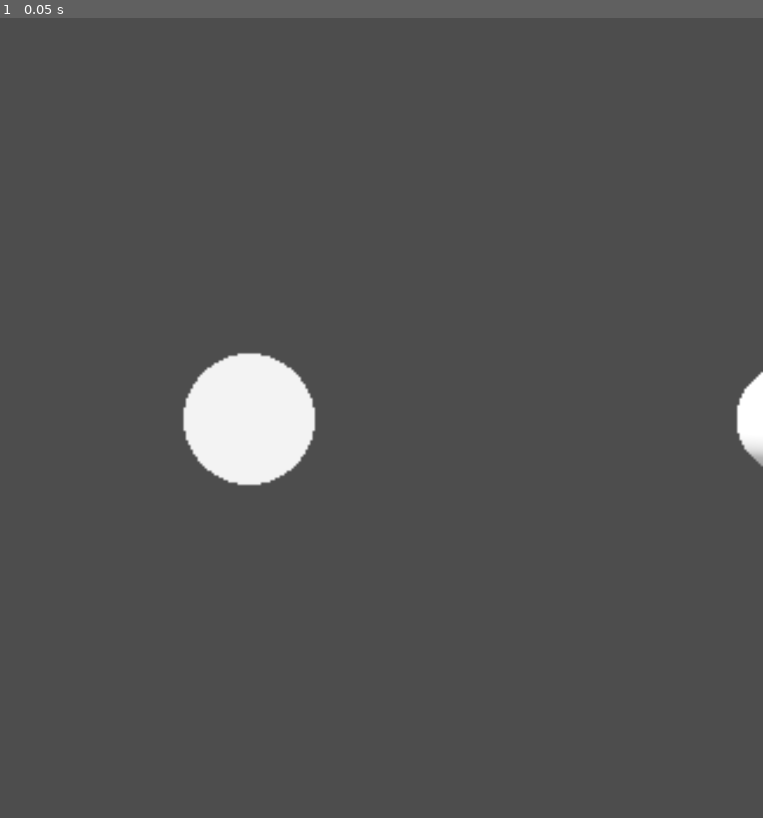
Above: before the commit, frame 1.
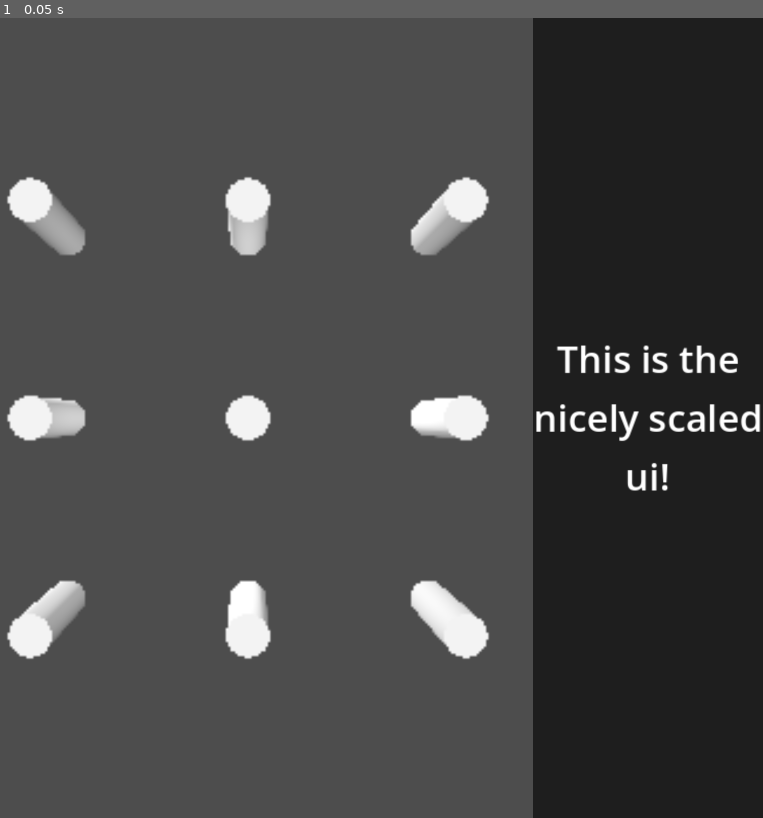
Above: after the commit, the same moment.

Repository: eyeree/uiscalingtest
Game: Godot game, scene res://sub_viewport.tscn
Two runs of this game, one before a commit and one after it. Both use one fixed random seed, a clock stepped at 60 frames per second and the inputs below. The project has no main scene, so this scene is started directly.
Inputs:
- Up to frame 1 (0.05 s): no input

The runs differ from the first frame. In frame 1, 36% of the frame differs, in the area x 0-100%, y 0-100%.

Commit message:
removed size_2d_override

Diff:
--- a/non_ui_subviewport.tscn
+++ /dev/null
@@ -1,19 +0,0 @@
-[gd_scene load_steps=3 format=3 uid="uid://dw2wm2v0q1dwl"]
-
-[ext_resource type="PackedScene" uid="uid://d2lxsusdav114" path="res://3d_scene.tscn" id="1_w31xo"]
-[ext_resource type="PackedScene" uid="uid://danayxjhd6ni1" path="res://ui.tscn" id="2_qp1n3"]
-
-[node name="Node3D" type="Node3D"]
-
-[node name="3dScene" parent="." instance=ExtResource("1_w31xo")]
-
-[node name="CanvasLayer" type="CanvasLayer" parent="."]
-
-[node name="UI" parent="CanvasLayer" instance=ExtResource("2_qp1n3")]
-anchors_preset = 11
-anchor_left = 1.0
-anchor_right = 1.0
-anchor_bottom = 1.0
-offset_left = -98.0
-grow_horizontal = 0
-grow_vertical = 2
--- a/project.godot
+++ b/project.godot
@@ -19,6 +19,7 @@
 window/size/viewport_width=1024
 window/size/viewport_height=1024
 window/stretch/mode="canvas_items"
+window/stretch/aspect="expand"
 window/stretch/scale=3.0
 
 [rendering]
--- a/sub_viewport.tscn
+++ b/sub_viewport.tscn
@@ -17,12 +17,11 @@
 [node name="SubViewportContainer" type="SubViewportContainer" parent="HBoxContainer"]
 layout_mode = 2
 size_flags_horizontal = 3
+stretch = true
 
 [node name="SubViewport" type="SubViewport" parent="HBoxContainer/SubViewportContainer"]
 handle_input_locally = false
 size = Vector2i(926, 1024)
-size_2d_override = Vector2i(2048, 2048)
-size_2d_override_stretch = true
 render_target_update_mode = 4
 
 [node name="3dScene" parent="HBoxContainer/SubViewportContainer/SubViewport" instance=ExtResource("1_vp4ha")]
